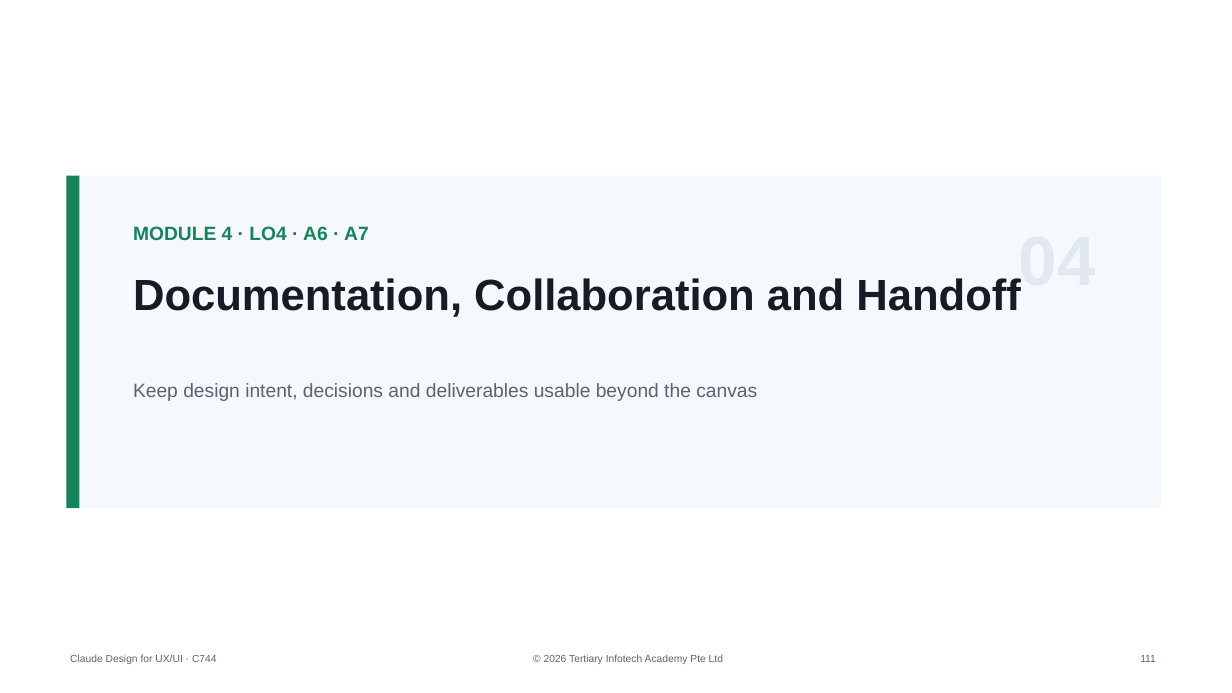
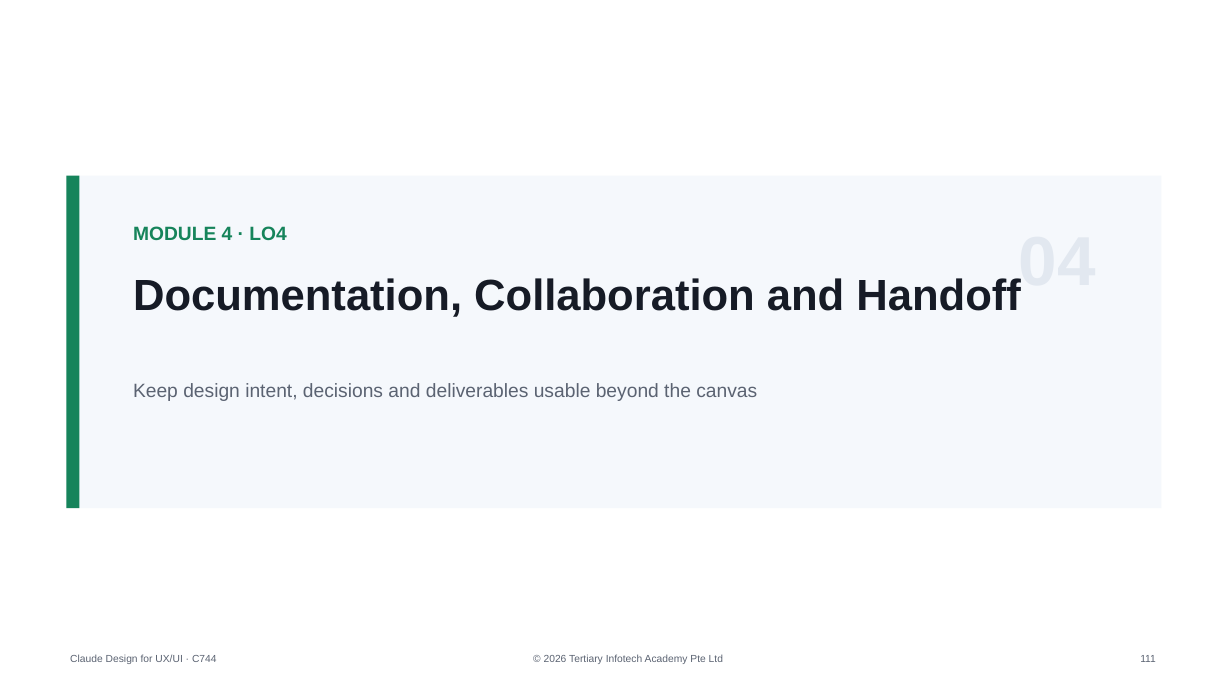
Before and after one commit to tertiarycourses/C744-Claude-Design-for-UX-UI, a slide deck: slide 111 of courseware/Claude Design for UX-UI-v2.0.pptx. Drawn at 1232x693 pixels with LibreOffice and Linux fonts; fonts in the diff are those of the drawing. Boxes give left, top, right and bottom in pixels: in the first picture for what was removed or moved away, otherwise in the second. Text is boxed around its words. In the diff, an @@ line names an element or a change of style, - is before the commit and + after.

```diff
--- a/courseware/Claude Design for UX-UI-v2.0.pptx
+++ b/courseware/Claude Design for UX-UI-v2.0.pptx
@@ text at [133,226,286,240]: text changed @@
-MODULE 4 · LO4 · A6 · A7
+MODULE 4 · LO4
```
Also in this commit, not shown: 12 other slides changed, 14 other files.
